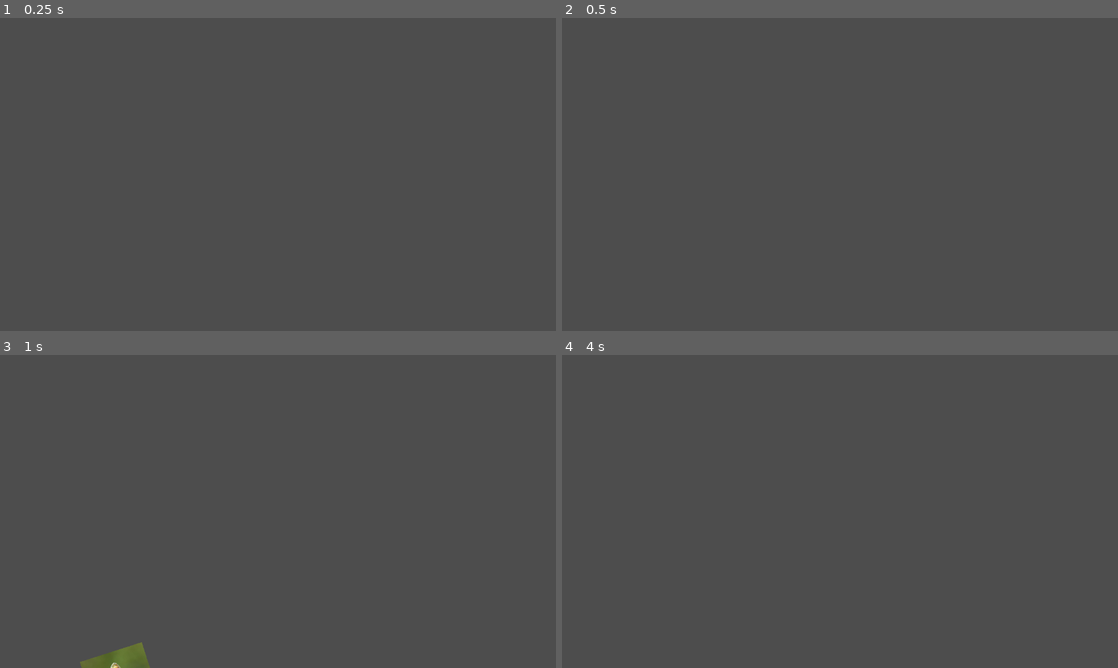
Above: before the commit, frames 1-4 (two rows, left to right).
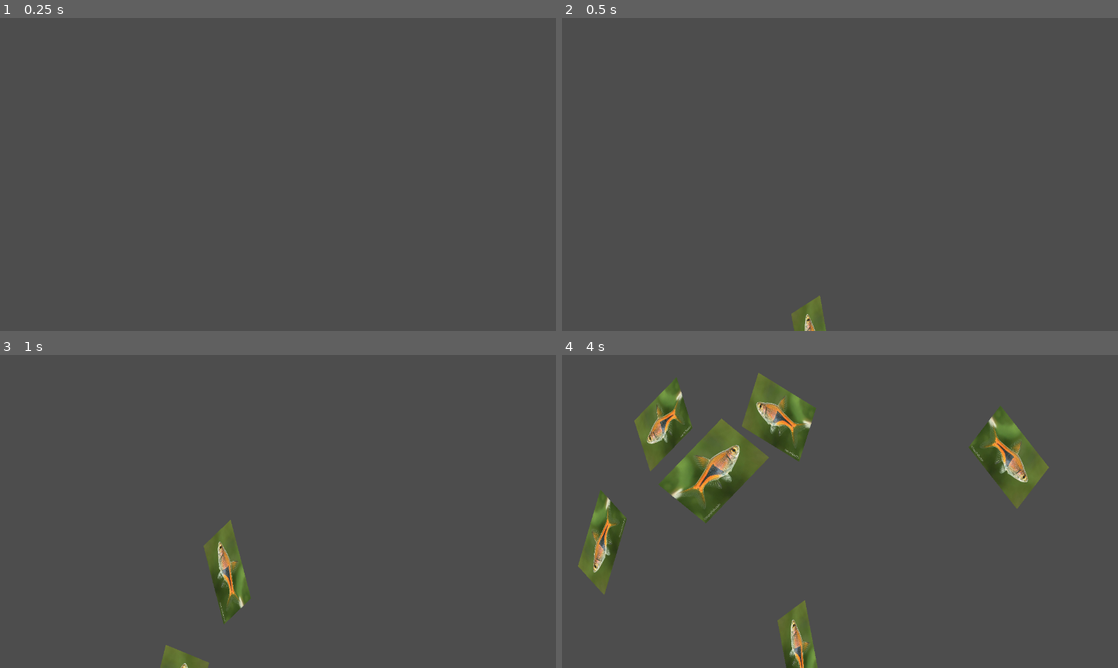
Above: after the commit, the same moments.

Repository: lolyay270/Mobile-Dev-Small
Game: Godot game, scene res://scenes/game.tscn
The game is run twice, just before and just after one commit, with the same random seed, the same clock (stepped at 60 frames per second) and the same inputs. This scene is started directly instead of the project's main scene. The engine's default icon, where the game draws it, is replaced by a stand-in: a white triangle on a blue panel in a dark square.
Inputs:
- Up to frame 1 (0.25 s): no input
- Up to frame 2 (0.5 s): no input
- Up to frame 3 (1 s): no input
- Up to frame 4 (4 s): no input

Frame 1 is identical in both runs. In frame 2, 0.5% of the frame differs, in the area x 41-48%, y 88-100%; in frame 3, 2.5%; in frame 4, 12%, in the area x 2-88%, y 5-100%.

Commit message:
feat(fish) jump max distance to bottom corner

Diff:
--- a/objects/fish.tscn
+++ b/objects/fish.tscn
@@ -1,25 +1,28 @@
-[gd_scene load_steps=4 format=3 uid="uid://bsw0xxj4d5f00"]
+[gd_scene load_steps=5 format=3 uid="uid://bsw0xxj4d5f00"]
 
 [ext_resource type="Texture2D" uid="uid://dlwxtr2ykoync" path="res://assets/Harlequin Rasbora (Trigonostigma heteromorpha) - Dan's Fish.png" id="1_5c8yu"]
 [ext_resource type="Script" uid="uid://rhrsowvv8kj1" path="res://scripts/fishJumpPath.gd" id="1_mmmkr"]
+[ext_resource type="Script" uid="uid://bpkn8fumnnasl" path="res://scripts/fish.gd" id="1_rie47"]
 
 [sub_resource type="Curve2D" id="Curve2D_elpeb"]
 _data = {
-"points": PackedVector2Array(0, 0, 0, 0, 0, 900, -430, 0, 430, 0, 640, 50, 0, 0, 430, 0, 1280, 900)
+"points": PackedVector2Array(0, 0, 0, 0, 0, 900, -430, 0, 430, 0, 640, 50, 0, 0, 0, 0, 1280, 900)
 }
 point_count = 3
 
-[node name="Path2D" type="Path2D"]
-position = Vector2(1280, 0)
-scale = Vector2(-1, 1)
+[node name="Fish" type="Node2D"]
+script = ExtResource("1_rie47")
+
+[node name="Path2D" type="Path2D" parent="."]
+position = Vector2(0, -720)
 curve = SubResource("Curve2D_elpeb")
 
-[node name="PathFollow2D" type="PathFollow2D" parent="."]
+[node name="PathFollow2D" type="PathFollow2D" parent="Path2D"]
 position = Vector2(0, 900)
 rotation = -0.925416
 loop = false
 script = ExtResource("1_mmmkr")
 
-[node name="Sprite2D" type="Sprite2D" parent="PathFollow2D"]
+[node name="Sprite2D" type="Sprite2D" parent="Path2D/PathFollow2D"]
 scale = Vector2(0.45, 0.45)
 texture = ExtResource("1_5c8yu")
--- /dev/null
+++ b/scripts/fish.gd
@@ -0,0 +1,3 @@
+extends Node2D
+
+@export var isLeftSpawn: bool = true;
--- a/scripts/spawner.gd
+++ b/scripts/spawner.gd
@@ -9,10 +9,13 @@
 const maxTime: float = 1
 
 const sideRatio: float = 0.5 # 50% left side spawns, 50% right
-const spawnZonePadding: float = 0.1 # percent of screen around each spawn zone that cannot be spawned in
-var ySpawnPos: float # spawn location of fish below the screen
+const spawnZoneCenterOverlap: float = 0.1 # percent of screen that can have both sides spawn in
+const topScreenPadding: float = 0.1 # percent of top of screen that the fish cant jump into
+var ySpawnPos: float # spawn location of fish object
+var jumpHeightMax: float # how much of the screen height the fish is allowed to jump
+const minDistances: Vector2 = Vector2(0.2, 0.4) # percent of screen that is minimum distances traveled
 
-var delay: float;
+var delay: float
 var lastSpawn: float = 0
 
 
@@ -21,6 +24,8 @@
 	SetRandomDelay()
 
 	viewportSize = Vector2(get_viewport().size)
+	ySpawnPos = viewportSize.y # fish 0,0 is top left screen corner
+	jumpHeightMax = (viewportSize.y - viewportSize.y * topScreenPadding) / viewportSize.y
 
 
 # Called every frame. 'delta' is the elapsed time since the previous frame.
@@ -42,31 +47,42 @@
 
 
 # move where the fish spawns/jumps from
-func ChangeFishSpawn(fish: Path2D):
+func ChangeFishSpawn(fish: Node2D):
 	#left or right half spawn?
 	var side = randf()
 	var xMin
 	var xMax
-	var yMin # y = 0 is top of screen
-	var pathFollow = fish.get_child(0) # get PathFollow2D
 
 	# spawn position (within the left/right halfs of screen) randomisation
 	if (side < sideRatio): #spawn left
-		xMin = 0
-		xMax = (viewportSize.x / 2)
+		xMin = 0 #left wall
+		xMax = viewportSize.x / 2 + viewportSize.x * spawnZoneCenterOverlap
+		fish.isLeftSpawn = true
+
 	else: #spawn right
+		fish.isLeftSpawn = false
 		fish.scale.x *= -1 # flip whole fish object to jump to the left
-
-		#THESE VALUES NEED ADJUSTING!!!
-		xMin = viewportSize.x + (viewportSize.x / 2)
-		xMax = viewportSize.x * 2
+		xMin = viewportSize.x / 2 - viewportSize.x * spawnZoneCenterOverlap
+		xMax = viewportSize.x #right wall
 
 	var xPos = randf_range(xMin, xMax)
-	fish.transform.origin = Vector2(xPos, 0)
+	fish.transform.origin = Vector2(xPos, ySpawnPos)
 
 
-func ChangeFishEnd(fish: Path2D):
-	pass
+func ChangeFishEnd(fish: Node2D):
+	## NOTE: distances are calculated as percentages of the screensize to scale fish object correctly
+	var xMaxDist
+	var yDist
+
+	if (fish.isLeftSpawn): #spawned left
+		xMaxDist = (viewportSize.x - fish.position.x) / viewportSize.x
+		yDist = jumpHeightMax
+
+	else: #spawned right
+		xMaxDist = fish.position.x / viewportSize.x
+		yDist = jumpHeightMax * -1
+
+	fish.scale = Vector2(xMaxDist, yDist)
 
 func SetRandomDelay() -> void:
 	delay = randf_range(minTime, maxTime)
Not shown, added: scripts/fish.gd.uid
